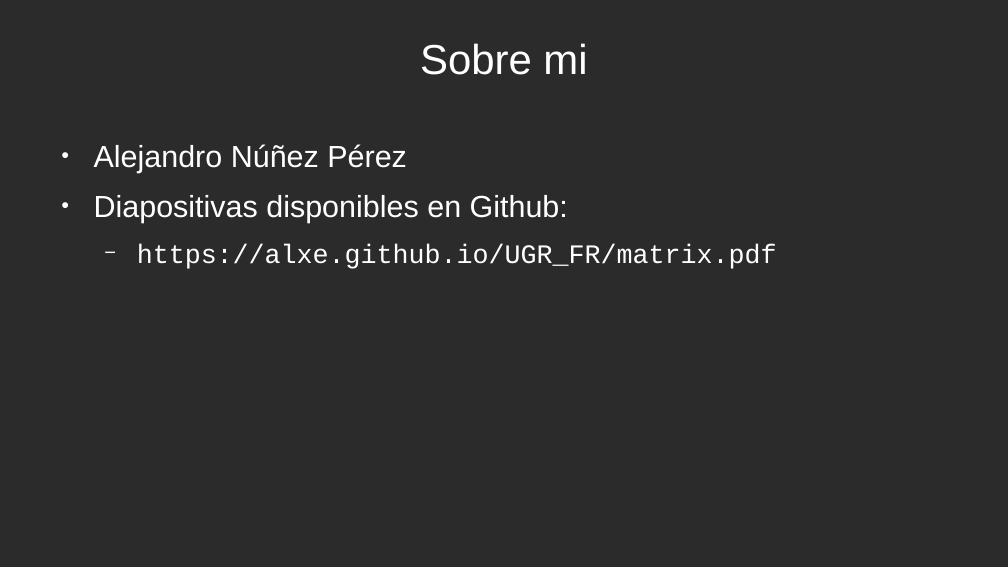
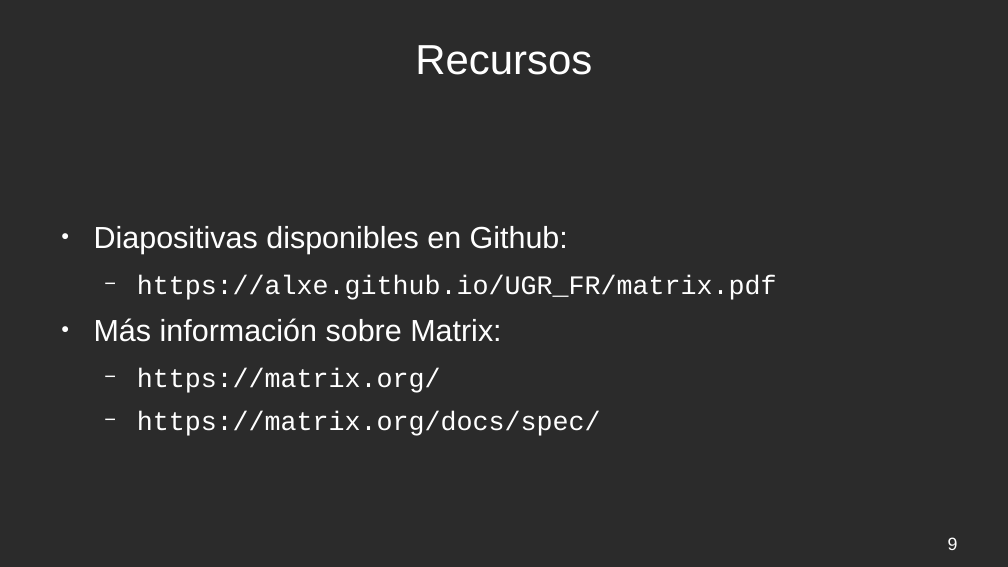
Before and after one commit to Alxe/UGR_FR, a slide deck: slide 9 of Matrix/matrix.odp (slide 8 before the commit). Drawn at 1008x567 pixels with LibreOffice and Linux fonts; fonts in the diff are those of the drawing; background and template pictures are left out; a plain dark background stands for a picture behind light text. Boxes give left, top, right and bottom in pixels: in the first picture for what was removed or moved away, otherwise in the second. Text is boxed around its words. In the diff, an @@ line names an element or a change of style, - is before the commit and + after.

Commit message:
Updated Matrix slides

```diff
--- a/Matrix/matrix.odp
+++ b/Matrix/matrix.odp
@@ title at <box>415,45,592,75</box>: text changed @@
-Sobre mi
+Recursos
@@ text "Diapositivas disponibles en Github:" at <box>94,226,777,436</box>: vertical alignment top to middle @@
@@ text at <box>94,144,407,173</box>: paragraph removed @@
-● Alejandro Núñez Pérez
@@ text at <box>94,318,601,436</box>: paragraphs added @@
+● Más información sobre Matrix:
+  − https://matrix.org/
+  − https://matrix.org/docs/spec/
@@ page number added at <box>948,537,958,550</box>, 14 pt, text #FFFFFF @@
+9
```
Also in this commit, not shown: 7 other slides changed, 1 slide added, 1 other file.
